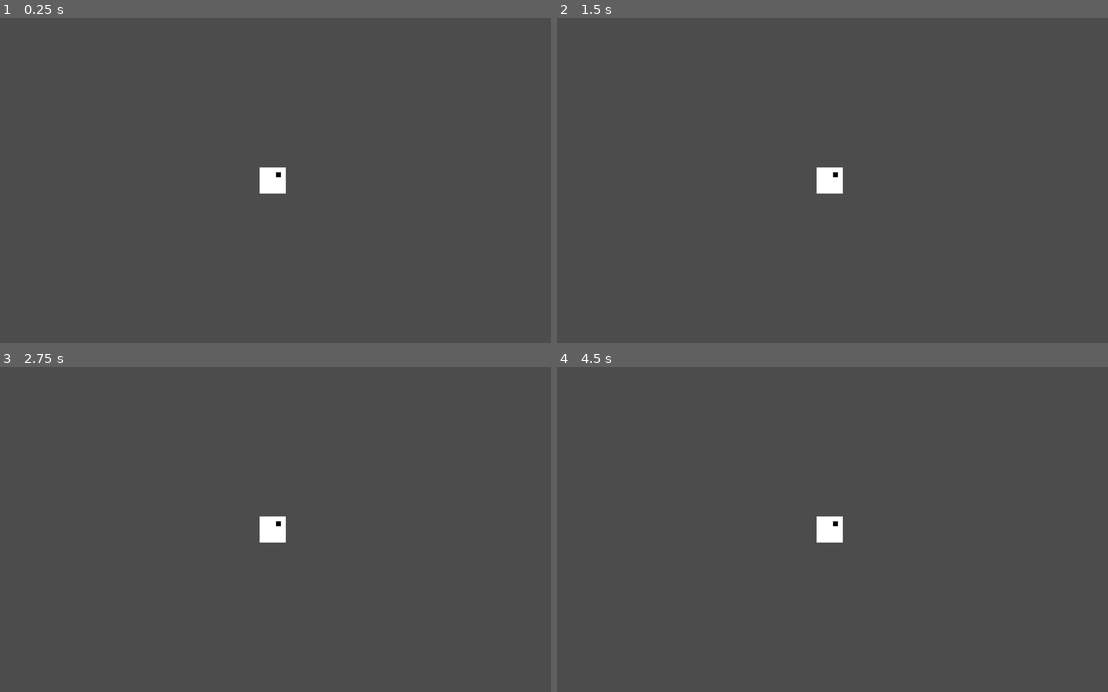
Above: before the commit, frames 1-4 (two rows, left to right).
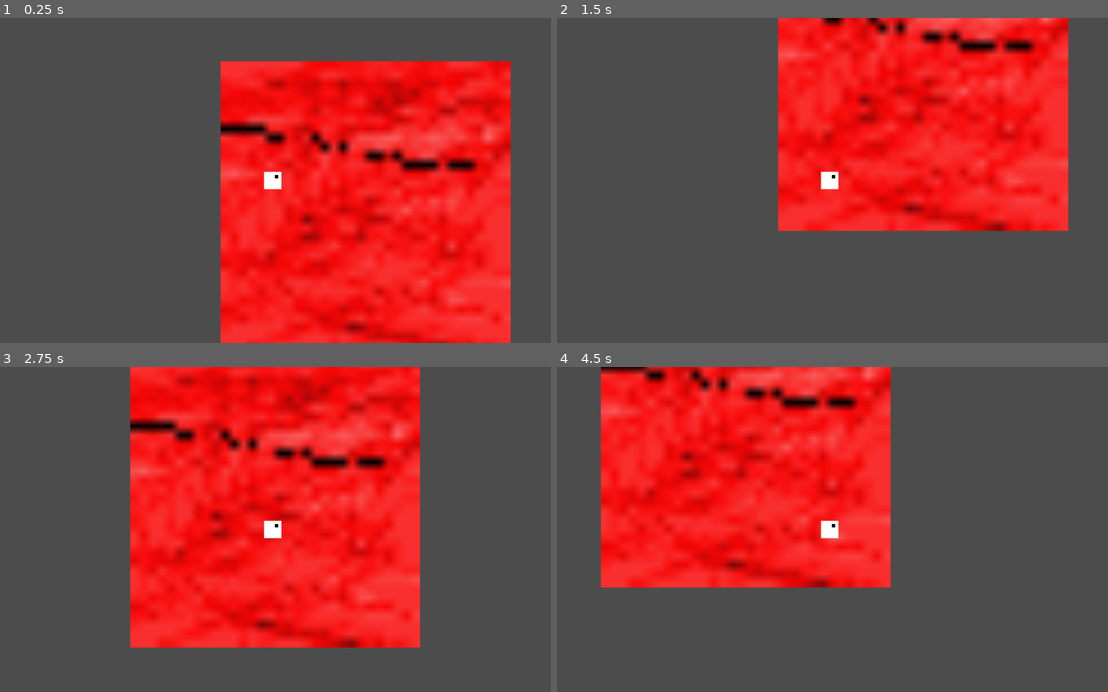
Above: after the commit, the same moments.

Repository: jonot-cyber/brackeys-game-jam-game-that-i-am-doing
Game: Godot game, scene res://Scenes/Test.tscn
The game is run twice, just before and just after one commit, with the same random seed, the same clock (stepped at 60 frames per second) and the same inputs.
Inputs (mouse positions are in pixels of both pictures, inside the frame that each line leads up to):
- Up to frame 1 (0.25 s): no input
- Up to frame 2 (1.5 s): move the mouse to (953, 164) at 0.52 s; hold D 0.53-1.25 s; click (953, 164) at 0.67 s; tap Enter at 1.25 s; drag from (716, 196) to (799, 245) at 1.27 s
- Up to frame 3 (2.75 s): tap Space at 2 s; move the mouse to (330, 458) at 2.02 s; hold D from 2.03 s (still down); click (330, 458) at 2.17 s
- Up to frame 4 (4.5 s): release D at 2.75 s; drag from (799, 594) to (661, 480) at 2.77 s; move the mouse to (997, 578) at 3.52 s; hold A 3.53-4.25 s; click (997, 578) at 3.67 s; tap Enter at 4.25 s; drag from (661, 480) to (744, 448) at 4.27 s

The runs differ from the first frame. In frame 1, 46% of the frame differs, in the area x 40-93%, y 13-100%; in frame 2, 34%; in frame 3, 45%; in frame 4, 36%.

Commit message:
Push cool movement

Diff:
--- a/Scenes/Objects/Player.tscn
+++ b/Scenes/Objects/Player.tscn
@@ -4,16 +4,17 @@
 [ext_resource path="res://Assets/icon.png" type="Texture" id=2]
 
 [sub_resource type="RectangleShape2D" id=1]
-extents = Vector2( 24, 24 )
+extents = Vector2( 48, 48 )
 
 [node name="Player" type="KinematicBody2D"]
 script = ExtResource( 1 )
 
 [node name="Sprite" type="Sprite" parent="."]
-scale = Vector2( 3, 3 )
+scale = Vector2( 6, 6 )
 texture = ExtResource( 2 )
 
-[node name="CollisionShape2D" type="CollisionShape2D" parent="."]
+[node name="CollisionShape" type="CollisionShape2D" parent="."]
 shape = SubResource( 1 )
 
 [node name="Camera" type="Camera2D" parent="."]
+zoom = Vector2( 3, 3 )
--- a/Scenes/Test.tscn
+++ b/Scenes/Test.tscn
@@ -1,9 +1,27 @@
-[gd_scene load_steps=3 format=2]
+[gd_scene load_steps=5 format=2]
 
 [ext_resource path="res://Scripts/Main.gd" type="Script" id=1]
-[ext_resource path="res://Scenes/Objects/Player.tscn" type="PackedScene" id=2]
+[ext_resource path="res://nnn.png" type="Texture" id=2]
+[ext_resource path="res://Scenes/Objects/Player.tscn" type="PackedScene" id=3]
+
+[sub_resource type="RectangleShape2D" id=1]
 
 [node name="Node2D" type="Node2D"]
 script = ExtResource( 1 )
 
-[node name="Player" parent="." instance=ExtResource( 2 )]
+[node name="StaticBody2D" type="StaticBody2D" parent="."]
+
+[node name="CollisionShape2D" type="CollisionShape2D" parent="StaticBody2D"]
+position = Vector2( 143.841, 839.074 )
+scale = Vector2( 251.944, -7.92956 )
+shape = SubResource( 1 )
+
+[node name="nnn" type="Sprite" parent="."]
+position = Vector2( 522.342, 192.193 )
+scale = Vector2( 50, 50 )
+texture = ExtResource( 2 )
+
+[node name="Player" parent="." instance=ExtResource( 3 )]
+
+[node name="Spawn" type="Position2D" parent="."]
+position = Vector2( 9, 0 )
--- a/Scripts/PlayerController.gd
+++ b/Scripts/PlayerController.gd
@@ -2,22 +2,35 @@
 
 var direction = Vector2(0,0)
 
-export var speed = 5
-export var gravity = .1
+export var speed   : float = 5
+export var gravity : float = .1
 
 onready var camera = get_node("Camera")
 
+var mousePosition
+var dragState
+
 func _ready():
+	reset()
 	camera.current = true
 
 func _process(_delta):
-	direction.x = 0
-	if Input.is_key_pressed(KEY_A):
-		direction.x -= 1
-	elif Input.is_key_pressed(KEY_D):
-		direction.x += 1
+	if dragState and direction.y == 5:
+			direction.x = get_local_mouse_position().normalized().x * speed
+			direction.y = get_local_mouse_position().normalized().y * speed
 	direction.y += gravity
-	direction.y = clamp(direction.y,0,5)
+	direction.y = clamp(direction.y,-5,5)
 
 func _physics_process(_delta):
 	move_and_collide(direction * speed)
+
+func reset():
+	direction = Vector2(0,0)
+	position = get_node("../Spawn").position
+
+func _input(event):
+    if event is InputEventMouseButton and event.button_index == BUTTON_LEFT:
+        if not dragState:
+            dragState = true
+        else:
+            dragState = false
Binary file added: nnn.png
Not shown, added: nnn.png.import
